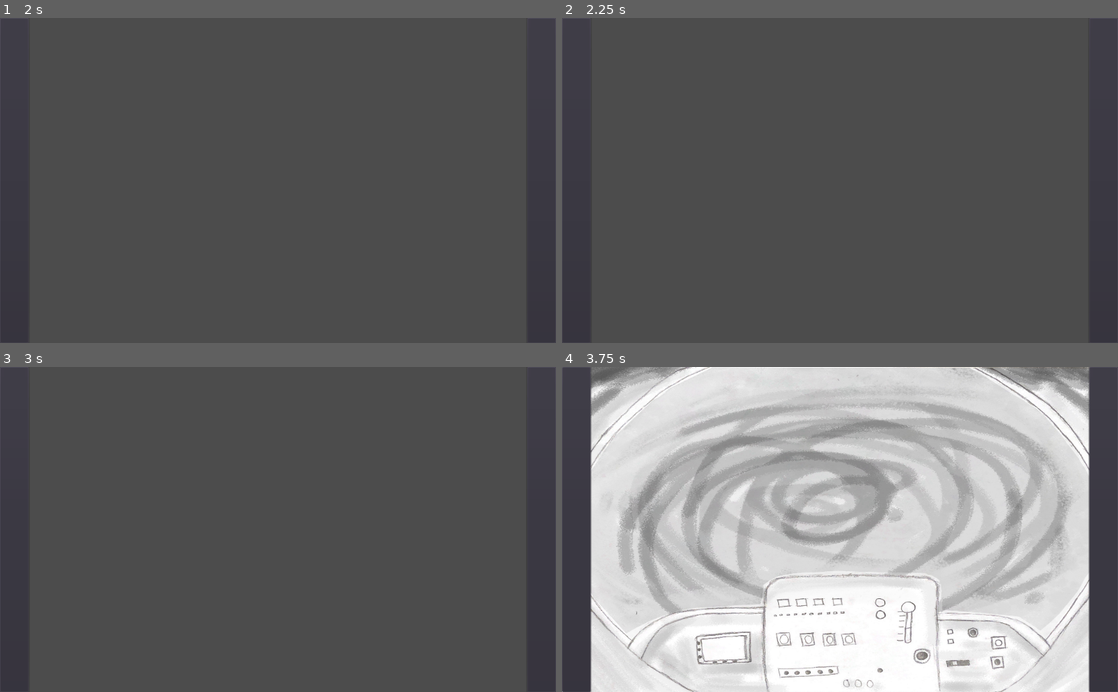
Above: before the commit, frames 1-4 (two rows, left to right).
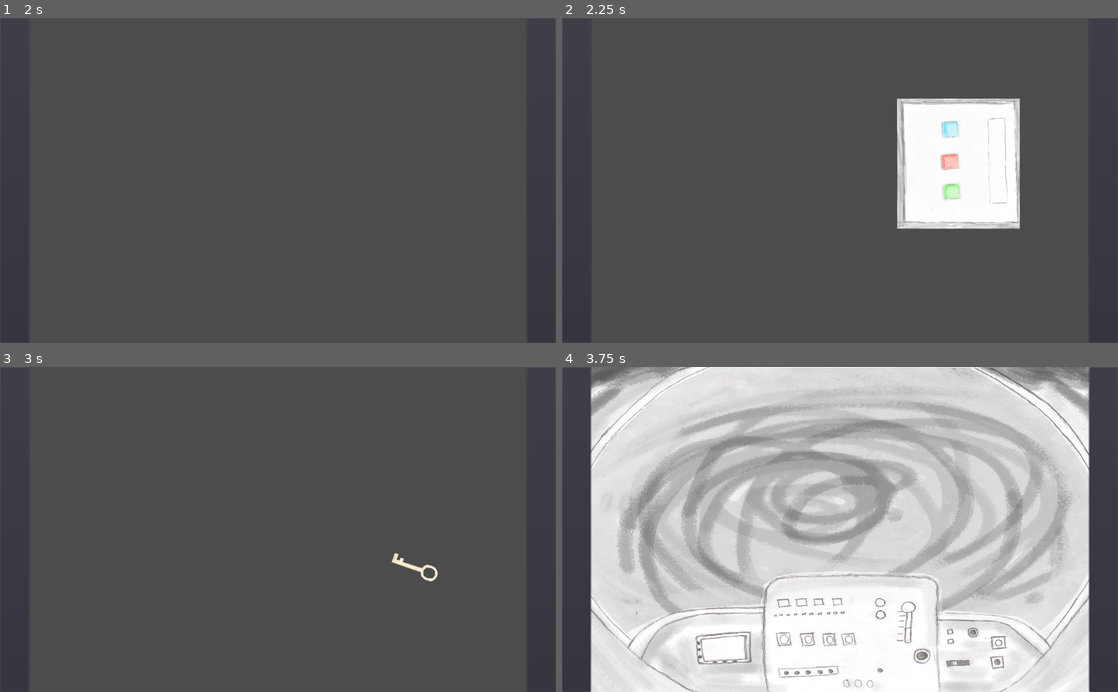
Above: after the commit, the same moments.

Repository: keitht22/Escape-The-Submarine
Game: Godot game, scene res://menus/Main_Menu.tscn
The game is run twice, just before and just after one commit, with the same random seed, the same clock (stepped at 60 frames per second) and the same inputs.
Inputs (mouse positions are in pixels of both pictures, inside the frame that each line leads up to):
- Up to frame 1 (2 s): click "Start" at 0.5 s; click (16, 180) at 1.25 s
- Up to frame 2 (2.25 s): click (578, 180) at 2 s
- Up to frame 3 (3 s): click (16, 529) at 2.75 s
- Up to frame 4 (3.75 s): click (578, 529) at 3.5 s

Frame 1 is identical in both runs. In frame 2, 8.9% of the frame differs, in the area x 60-83%, y 24-65%; in frame 3, 0.2%; in frame 4, nothing differs.

Commit message:
11:56 AM

Diff:
--- a/back/Back.gd
+++ b/back/Back.gd
@@ -13,3 +13,15 @@
 func _on_Right_pressed():
 # warning-ignore:return_value_discarded
 	get_tree().change_scene("res://left_side/Left_Side.tscn")
+
+
+func _on_Blue_pressed():
+	pass # Replace with function body.
+
+
+func _on_Red_pressed():
+	pass # Replace with function body.
+
+
+func _on_Green_pressed():
+	pass # Replace with function body.
--- a/back/Back.tscn
+++ b/back/Back.tscn
@@ -1,6 +1,7 @@
-[gd_scene load_steps=2 format=2]
+[gd_scene load_steps=3 format=2]
 
 [ext_resource path="res://back/Back.gd" type="Script" id=1]
+[ext_resource path="res://items/panel.jpg" type="Texture" id=2]
 
 [node name="Back" type="Control"]
 script = ExtResource( 1 )
@@ -22,5 +23,43 @@
 __meta__ = {
 "_edit_use_anchors_": false
 }
+
+[node name="Panel" type="Sprite" parent="."]
+position = Vector2( 730.17, 268.829 )
+scale = Vector2( 0.139733, 0.11729 )
+texture = ExtResource( 2 )
+
+[node name="Blue" type="Button" parent="Panel"]
+margin_left = -229.663
+margin_top = -656.4
+margin_right = -0.662598
+margin_bottom = -402.4
+flat = true
+__meta__ = {
+"_edit_use_anchors_": false
+}
+
+[node name="Red" type="Button" parent="Panel"]
+margin_left = -231.884
+margin_top = -163.4
+margin_right = 6.11621
+margin_bottom = 100.6
+flat = true
+__meta__ = {
+"_edit_use_anchors_": false
+}
+
+[node name="Green" type="Button" parent="Panel"]
+margin_left = -200.221
+margin_top = 316.943
+margin_right = 7.77881
+margin_bottom = 568.943
+flat = true
+__meta__ = {
+"_edit_use_anchors_": false
+}
 [connection signal="pressed" from="Left" to="." method="_on_Left_pressed"]
 [connection signal="pressed" from="Right" to="." method="_on_Right_pressed"]
+[connection signal="pressed" from="Panel/Blue" to="." method="_on_Blue_pressed"]
+[connection signal="pressed" from="Panel/Red" to="." method="_on_Red_pressed"]
+[connection signal="pressed" from="Panel/Green" to="." method="_on_Green_pressed"]
--- a/menus/Game_Over.tscn
+++ b/menus/Game_Over.tscn
@@ -46,7 +46,7 @@
 margin_right = 195.277
 margin_bottom = 227.946
 custom_fonts/font = SubResource( 1 )
-text = "Try Again?"
+text = "Give Up"
 __meta__ = {
 "_edit_use_anchors_": false
 }
--- a/menus/Main_Menu.tscn
+++ b/menus/Main_Menu.tscn
@@ -76,9 +76,9 @@
 anchor_top = 0.5
 anchor_right = 0.5
 anchor_bottom = 0.5
-margin_left = -93.337
+margin_left = -92.9926
 margin_top = 120.0
-margin_right = 93.3372
+margin_right = 93.6816
 margin_bottom = 183.0
 custom_fonts/font = SubResource( 3 )
 text = "Start"
--- a/right_side/Right_Side.gd
+++ b/right_side/Right_Side.gd
@@ -13,3 +13,7 @@
 func _on_Right_pressed():
 # warning-ignore:return_value_discarded
 	get_tree().change_scene("res://back/Back.tscn")
+
+
+func _on_key_pressed():
+	pass # Replace with function body.
--- a/right_side/Right_Side.tscn
+++ b/right_side/Right_Side.tscn
@@ -1,6 +1,7 @@
-[gd_scene load_steps=2 format=2]
+[gd_scene load_steps=3 format=2]
 
 [ext_resource path="res://right_side/Right_Side.gd" type="Script" id=1]
+[ext_resource path="res://items/key.png" type="Texture" id=2]
 
 [node name="Right_Side" type="Control"]
 script = ExtResource( 1 )
@@ -24,5 +25,22 @@
 __meta__ = {
 "_edit_use_anchors_": false
 }
+
+[node name="Key" type="Sprite" parent="."]
+position = Vector2( 766.786, 369.866 )
+rotation = -1.19024
+scale = Vector2( 0.0437661, 0.0486596 )
+texture = ExtResource( 2 )
+
+[node name="key" type="Button" parent="Key"]
+margin_left = -393.0
+margin_top = -965.0
+margin_right = 353.0
+margin_bottom = 890.0
+flat = true
+__meta__ = {
+"_edit_use_anchors_": false
+}
 [connection signal="pressed" from="Left" to="." method="_on_Left_pressed"]
 [connection signal="pressed" from="Right" to="." method="_on_Right_pressed"]
+[connection signal="pressed" from="Key/key" to="." method="_on_key_pressed"]
Binary file added: items/key.png
Not shown, added: items/key.png.import
Binary file added: items/panel.jpg
Not shown, added: items/panel.jpg.import
Not shown, changed: .DS_Store
